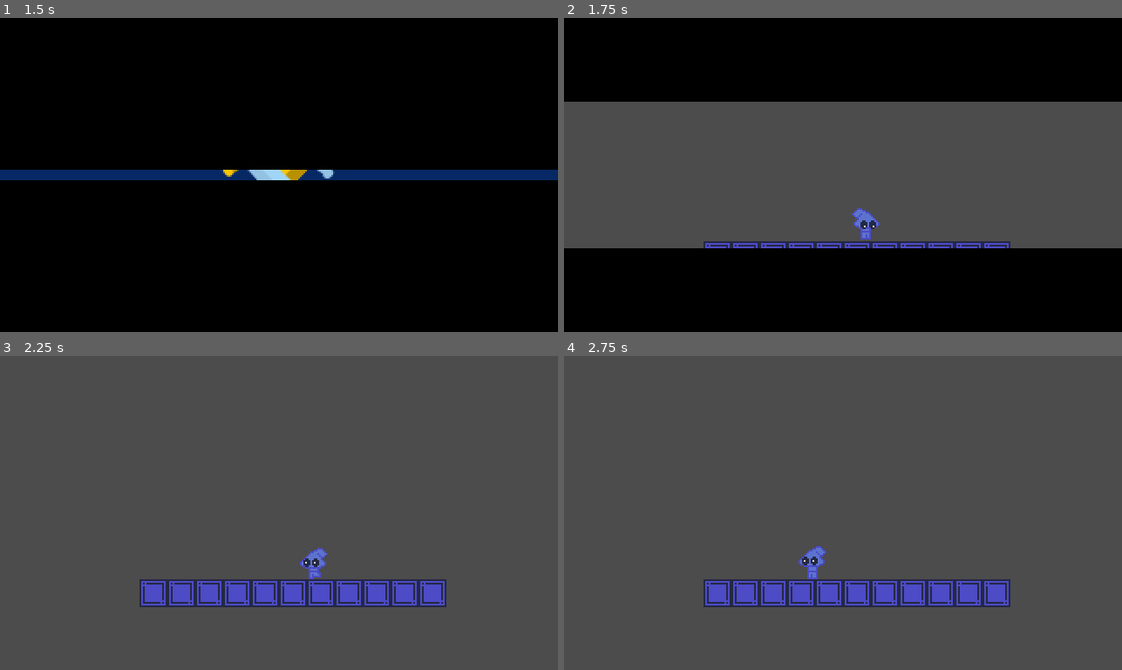
Above: before the commit, frames 1-4 (two rows, left to right).
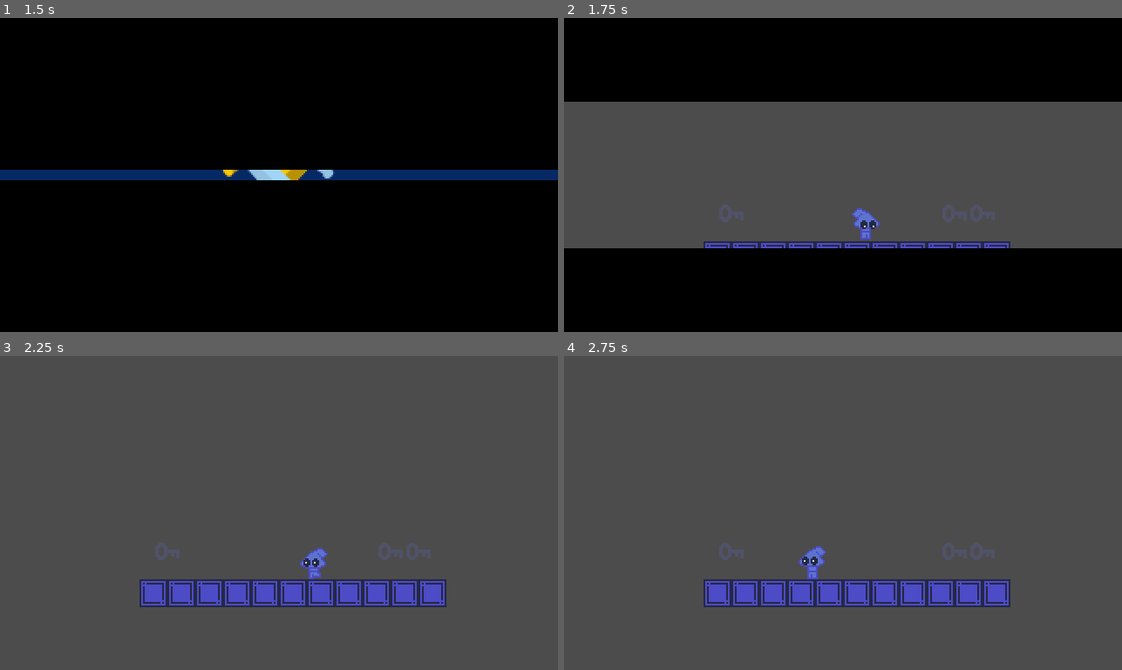
Above: after the commit, the same moments.

Repository: dw3nt/palette-jam-2-break
Game: Godot game, scene res://Main.tscn
Same seed, same stepped clock (60 frames per second), same inputs: the game is played once before the commit and once after it.
Inputs:
- Up to frame 1 (1.5 s): hold E (interact, bound only after the commit) 0.53-1.28 s; hold D (move_right) from 0.53 s (still down); tap Space (jump) at 0.77 s; tap S (crouch) at 1.35 s
- Up to frame 2 (1.75 s): keep holding D (move_right); tap Space (jump) at 1.52 s; tap E (interact, bound only after the commit) at 1.55 s
- Up to frame 3 (2.25 s): release D (move_right) at 2.03 s; hold A (move_left) from 2.03 s (still down); hold E (interact, bound only after the commit) from 2.03 s (still down)
- Up to frame 4 (2.75 s): keep holding A (move_left); keep holding E (interact, bound only after the commit)

Frame 1 is identical in both runs. In frame 2, 0.4% of the frame differs, in the area x 27-78%, y 59-65%; in frame 3, 0.4%; in frame 4, 0.4%.

Commit message:
can pick up and drop items

Diff:
--- a/characters/player/Player.gd
+++ b/characters/player/Player.gd
@@ -1,6 +1,11 @@
 extends KinematicBody2D
 class_name Player
 
+var pickupItems : Dictionary = {}
+var closestItem = null
+var heldItem = null
+
+onready var heldItemPos = $HeldItemPosition as Position2D
 onready var sprite = $Sprite as Sprite
 onready var stateWrap = $PlayerStateMachine as PlayerStateMachine
 
@@ -10,6 +15,10 @@
 
 
 func _input(event) -> void:
+	if event.is_action_pressed("interact"):
+		dropItem()
+		pickUpItem()
+
 	stateWrap.state.input(event)
 
 
@@ -18,6 +27,9 @@
 
 
 func _process(delta) -> void:
+	if heldItem:
+		heldItem.global_position = heldItemPos.global_position
+
 	stateWrap.state.process(delta)
 
 
@@ -27,4 +39,50 @@
 	stateWrap.isOnFloor = is_on_floor()
 
 	if stateWrap.velocity.x != 0:
-		sprite.flip_h = stateWrap.velocity.x < 0
+		turnAround()
+
+
+func turnAround() -> void:
+	sprite.flip_h = stateWrap.velocity.x < 0
+	heldItemPos.position.x = -3 if stateWrap.velocity.x > 0 else 3
+	if heldItem:
+		heldItem.sprite.flip_h = stateWrap.velocity.x < 0
+
+
+func addPickUpItem(item) -> void:
+	pickupItems[item.get_instance_id()] = item
+	findClosestItem()
+
+
+func removePickUpItem(item) -> void:
+	pickupItems.erase(item.get_instance_id())
+	findClosestItem()
+
+
+func findClosestItem() -> void:
+	closestItem = null
+	for item in pickupItems.values():
+		if item != heldItem:
+			if closestItem == null:
+				closestItem = item
+			else:
+				if global_position.distance_to(item.global_position) < global_position.distance_to(closestItem.global_position):
+					closestItem.highlight(false)
+					closestItem = item
+
+	if closestItem:
+		closestItem.highlight()
+
+
+func pickUpItem() -> void:
+	if closestItem:
+		heldItem = closestItem
+		heldItem.highlight(false)
+		heldItem.disableDetect()
+		closestItem = null
+
+
+func dropItem() -> void:
+	if heldItem:
+		heldItem.throw()
+		heldItem = null
--- a/characters/player/Player.tscn
+++ b/characters/player/Player.tscn
@@ -163,6 +163,9 @@
 [node name="Player" type="KinematicBody2D"]
 collision_mask = 16
 script = ExtResource( 8 )
+
+[node name="HeldItemPosition" type="Position2D" parent="."]
+position = Vector2( -3, -8 )
 
 [node name="Sprite" type="Sprite" parent="."]
 position = Vector2( 0, -9 )
--- /dev/null
+++ b/objects/PickupItem.gd
@@ -0,0 +1,70 @@
+extends KinematicBody2D
+
+const GRAVITY := 6.0
+const FRICTION := 0.2
+const AIR_FRICTION := 0.05
+const THROW_SPEED_UP := -80.0
+const THROW_SPEED_FORWARD := 100.0
+const MOVE_THRESHOLD := 0.01
+
+var velocity = Vector2.ZERO
+
+onready var sprite = $Sprite as Sprite
+onready var pickUpDetect = $PickUpDetect as Area2D
+onready var enableDetectDelay = $EnableDetectDelay as Timer
+
+
+func _ready() -> void:
+	set_physics_process(false)
+
+
+func _physics_process(delta : float) -> void:
+	if !is_on_floor():
+		velocity.y += GRAVITY
+		velocity.x = lerp(velocity.x, 0.0, AIR_FRICTION)
+	else:
+		velocity.y = GRAVITY
+		velocity.x = lerp(velocity.x, 0.0, FRICTION)
+
+	move_and_slide(velocity, Vector2.UP)
+
+	if abs(velocity.x) < MOVE_THRESHOLD:
+		velocity.x = 0.0
+
+
+func throw() -> void:
+	var throwDir = -1 if sprite.flip_h else 1
+	velocity = Vector2(THROW_SPEED_FORWARD * throwDir, THROW_SPEED_UP)
+	call_deferred("set_physics_process", true)
+	enableDetectDelay.start()
+
+
+func highlight(enable : bool = true) -> void:
+	sprite.frame = 1 if enable else 0
+
+
+func enableDetect() -> void:
+	pickUpDetect.monitoring = true
+
+
+func disableDetect() -> void:
+	pickUpDetect.monitoring = false
+
+
+func _on_PickUpDetect_body_entered(body : Player) -> void:
+	if !body:
+		return
+
+	body.addPickUpItem(self)
+
+
+func _on_PickUpDetect_body_exited(body : Player) -> void:
+	if !body:
+		return
+
+	body.removePickUpItem(self)
+	highlight(false)
+
+
+func _on_EnableDetectDelay_timeout() -> void:
+	enableDetect()
--- /dev/null
+++ b/objects/PickupItem.tscn
@@ -0,0 +1,37 @@
+[gd_scene load_steps=5 format=2]
+
+[ext_resource path="res://assets/images/key.png" type="Texture" id=1]
+[ext_resource path="res://objects/PickupItem.gd" type="Script" id=2]
+
+[sub_resource type="RectangleShape2D" id=2]
+extents = Vector2( 6, 4 )
+
+[sub_resource type="CircleShape2D" id=1]
+radius = 8.0
+
+[node name="PickUpItem" type="KinematicBody2D"]
+collision_layer = 2
+collision_mask = 16
+script = ExtResource( 2 )
+
+[node name="Sprite" type="Sprite" parent="."]
+texture = ExtResource( 1 )
+hframes = 2
+
+[node name="CollisionShape2D" type="CollisionShape2D" parent="."]
+shape = SubResource( 2 )
+
+[node name="PickUpDetect" type="Area2D" parent="."]
+visible = false
+collision_layer = 0
+
+[node name="CollisionShape2D" type="CollisionShape2D" parent="PickUpDetect"]
+shape = SubResource( 1 )
+
+[node name="EnableDetectDelay" type="Timer" parent="."]
+wait_time = 0.4
+one_shot = true
+
+[connection signal="body_entered" from="PickUpDetect" to="." method="_on_PickUpDetect_body_entered"]
+[connection signal="body_exited" from="PickUpDetect" to="." method="_on_PickUpDetect_body_exited"]
+[connection signal="timeout" from="EnableDetectDelay" to="." method="_on_EnableDetectDelay_timeout"]
--- a/objects/WallBlock.tscn
+++ b/objects/WallBlock.tscn
@@ -6,6 +6,7 @@
 extents = Vector2( 8, 8 )
 
 [node name="WallBlock" type="StaticBody2D"]
+collision_mask = 3
 
 [node name="Sprite" type="Sprite" parent="."]
 texture = ExtResource( 1 )
--- a/project.godot
+++ b/project.godot
@@ -168,12 +168,20 @@
 , Object(InputEventJoypadButton,"resource_local_to_scene":false,"resource_name":"","device":-1,"button_index":13,"pressure":0.0,"pressed":false,"script":null)
  ]
 }
+interact={
+"deadzone": 0.5,
+"events": [ Object(InputEventKey,"resource_local_to_scene":false,"resource_name":"","device":0,"alt":false,"shift":false,"control":false,"meta":false,"command":false,"pressed":false,"scancode":0,"physical_scancode":69,"unicode":0,"echo":false,"script":null)
+, Object(InputEventJoypadButton,"resource_local_to_scene":false,"resource_name":"","device":-1,"button_index":2,"pressure":0.0,"pressed":false,"script":null)
+ ]
+}
 
 [layer_names]
 
 2d_physics/layer_1="player"
+2d_physics/layer_2="item"
 2d_physics/layer_5="wall"
 
 [rendering]
 
+2d/snapping/use_gpu_pixel_snap=true
 environment/default_environment="res://default_env.tres"
--- a/rooms/Playground.tscn
+++ b/rooms/Playground.tscn
@@ -1,9 +1,10 @@
-[gd_scene load_steps=5 format=2]
+[gd_scene load_steps=6 format=2]
 
 [ext_resource path="res://rooms/BaseRoom.tscn" type="PackedScene" id=1]
 [ext_resource path="res://rooms/Playground.gd" type="Script" id=2]
 [ext_resource path="res://objects/WallBlock.tscn" type="PackedScene" id=3]
 [ext_resource path="res://characters/player/Player.tscn" type="PackedScene" id=4]
+[ext_resource path="res://objects/PickupItem.tscn" type="PackedScene" id=5]
 
 [node name="Playground" instance=ExtResource( 1 )]
 script = ExtResource( 2 )
@@ -43,5 +44,16 @@
 [node name="WallBlock11" parent="WallWrap" index="10" instance=ExtResource( 3 )]
 position = Vector2( 240, 128 )
 
-[node name="Player" parent="." index="1" instance=ExtResource( 4 )]
+[node name="ItemWrap" type="Node2D" parent="." index="1"]
+
+[node name="PickupItem" parent="ItemWrap" index="0" instance=ExtResource( 5 )]
+position = Vector2( 240, 112 )
+
+[node name="PickupItem2" parent="ItemWrap" index="1" instance=ExtResource( 5 )]
+position = Vector2( 224, 112 )
+
+[node name="PickupItem3" parent="ItemWrap" index="2" instance=ExtResource( 5 )]
+position = Vector2( 96, 112 )
+
+[node name="Player" parent="." index="2" instance=ExtResource( 4 )]
 position = Vector2( 160, 112 )
Binary file added: assets/images/key.aseprite
Binary file added: assets/images/key.png
Not shown, added: assets/images/key.png.import
